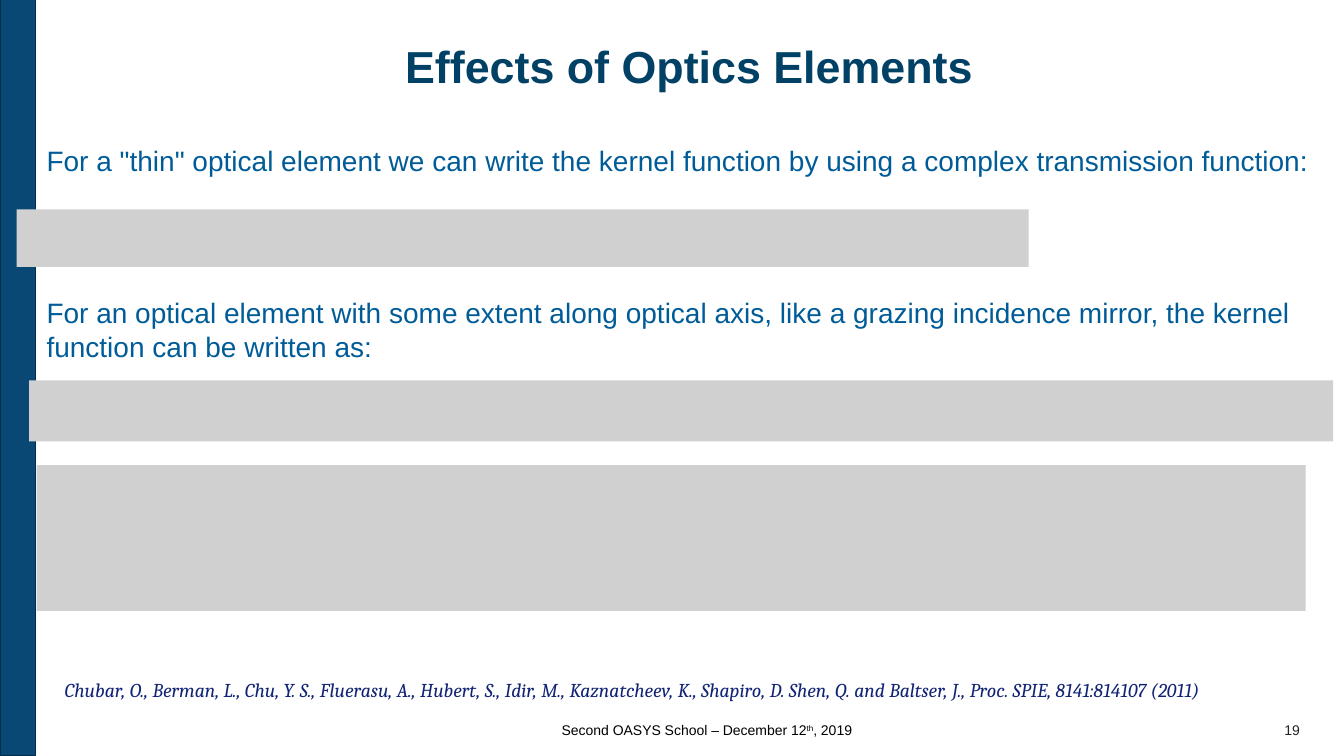
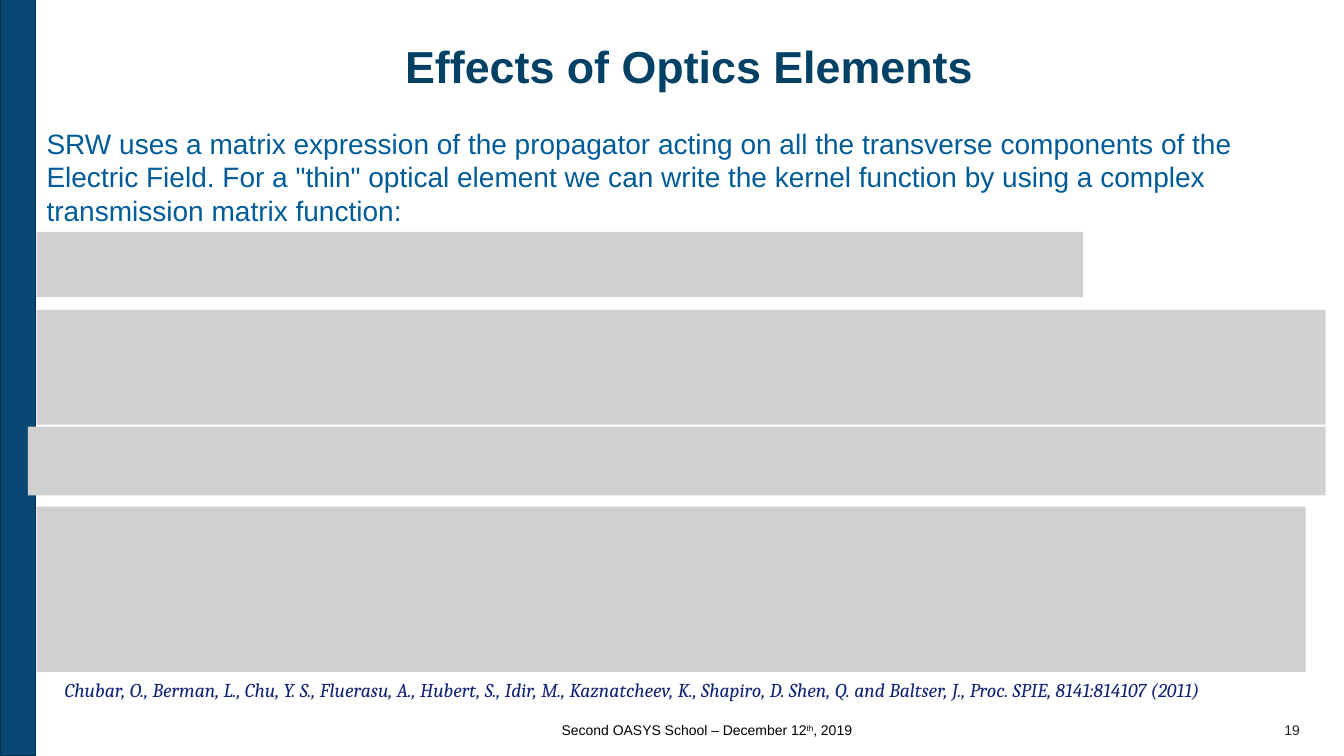
Before and after one commit to oasys-kit/oasys_school, a slide deck: slide 19 of second/slides/2_Introduction_to_SRW.pptx. Drawn at 1344x756 pixels with LibreOffice and Linux fonts; fonts in the diff are those of the drawing; grey boxes stand for pictures; background and template pictures are left out. Boxes give left, top, right and bottom in pixels: in the first picture for what was removed or moved away, otherwise in the second. Text is boxed around its words. In the diff, an @@ line names an element or a change of style, - is before the commit and + after.

```diff
--- a/second/slides/2_Introduction_to_SRW.pptx
+++ b/second/slides/2_Introduction_to_SRW.pptx
@@ text at bbox=[47, 133, 1231, 222]: text changed @@
-For a "thin" optical element we can write the kernel function by using a complex transmission function:
+SRW uses a matrix expression of the propagator acting on all the transverse components of the Electric Field. For a "thin" optical element we can write the kernel function by using a complex transmission matrix function:
@@ picture: place and size @@
-picture at bbox=[16, 210, 1028, 267]
+picture at bbox=[36, 232, 1083, 296]
@@ picture added at bbox=[36, 311, 1326, 425] @@
@@ text removed at bbox=[47, 302, 1289, 358] @@
-For an optical element with some extent along optical axis, like a grazing incidence mirror, the kernel function can be written as:
@@ picture removed at bbox=[29, 380, 1334, 441] @@
@@ picture added at bbox=[28, 426, 1327, 495] @@
@@ picture: place and size @@
-picture at bbox=[36, 465, 1306, 611]
+picture at bbox=[36, 507, 1306, 673]
```
Also in this commit, not shown: 3 other slides changed.
